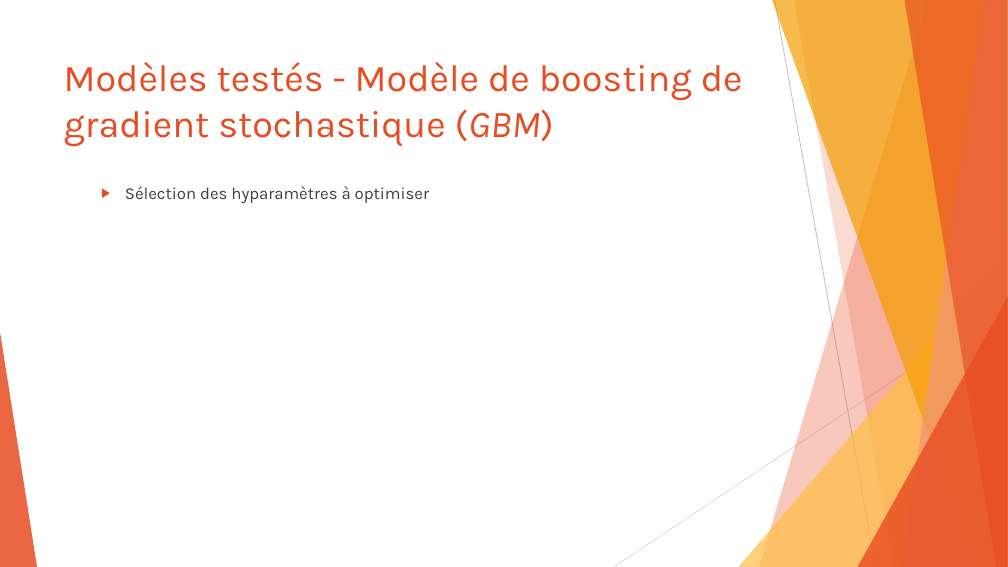
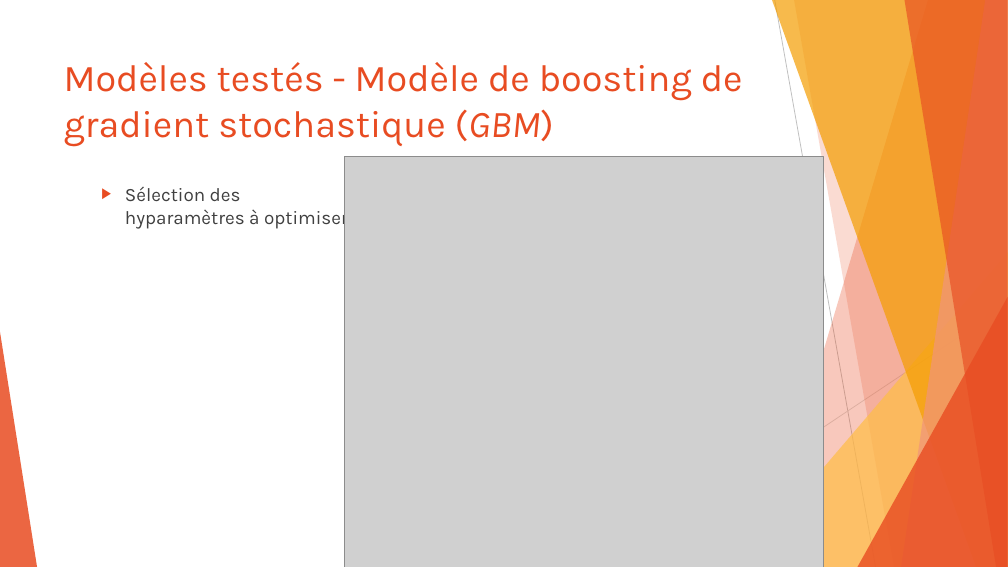
Before and after one commit to SamuelProvencher/TP-Apprentissage, a slide deck: slide 17 of PP.pptx (slide 19 before the commit). Drawn at 1008x567 pixels with LibreOffice and Linux fonts; fonts in the diff are those of the drawing; grey boxes stand for pictures. Boxes give left, top, right and bottom in pixels: in the first picture for what was removed or moved away, otherwise in the second. Text is boxed around its words. In the diff, an @@ line names an element or a change of style, - is before the commit and + after.

```diff
--- a/PP.pptx
+++ b/PP.pptx
@@ text "Sélection des hyparamètres à optimiser" at bbox=[125, 187, 348, 230]: size 16 to 18 pt @@
@@ picture added at bbox=[345, 157, 823, 567] @@
```
Also in this commit, not shown: 28 other slides changed, 5 slides removed.
